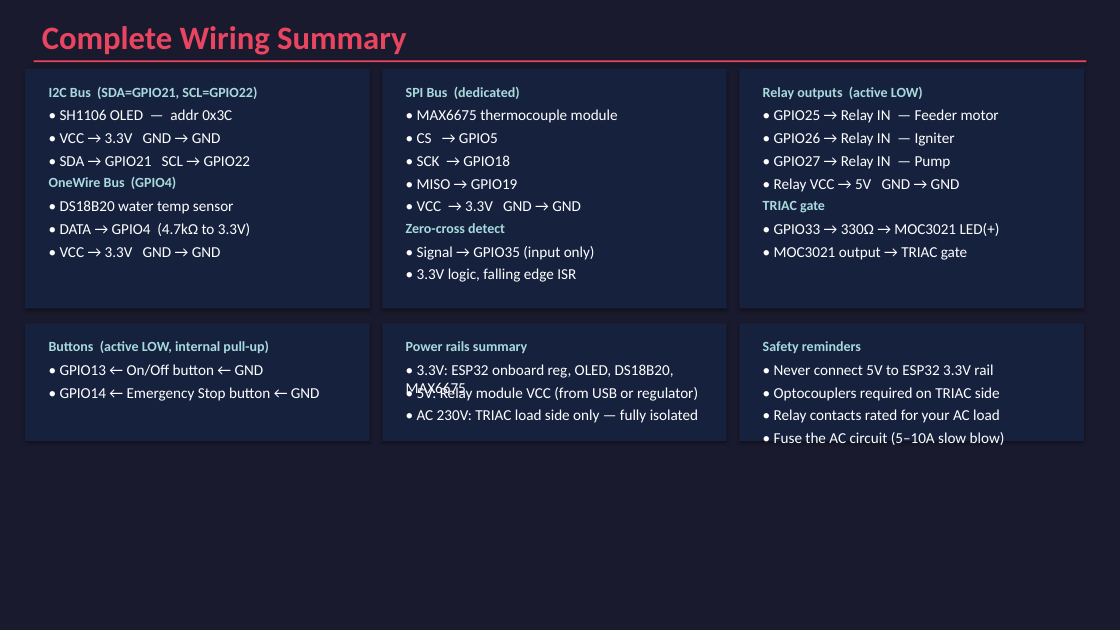
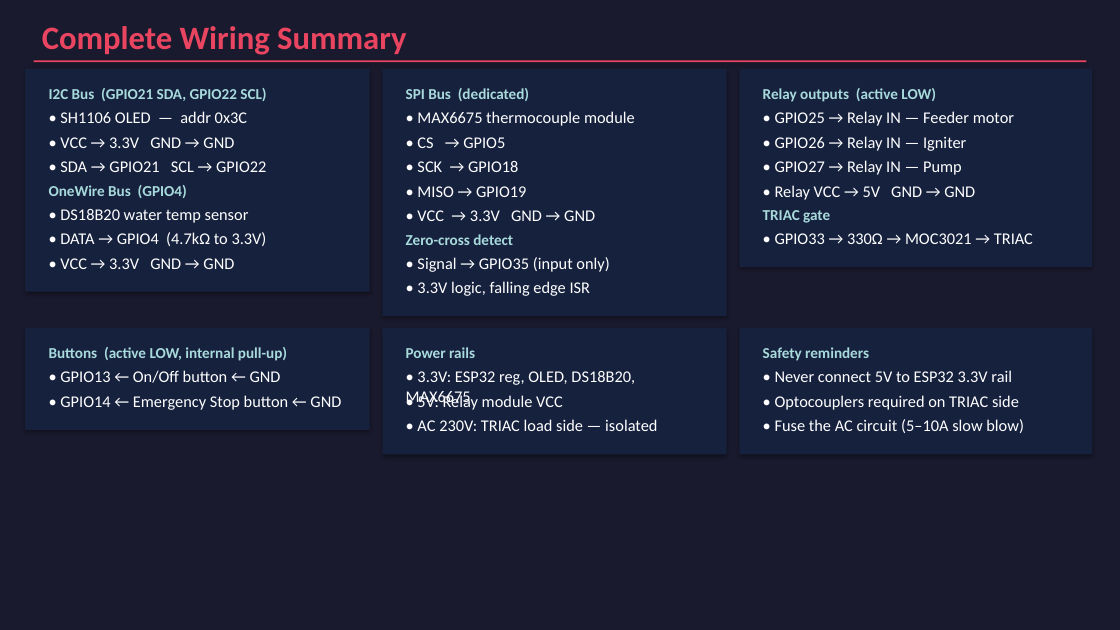
Before and after one commit to Tinklefinger/pellet-burner, a slide deck: slide 9 of docs/Pellet_Burner_Components.pptx. Drawn at 1120x630 pixels with LibreOffice and Linux fonts; fonts in the diff are those of the drawing. Boxes give left, top, right and bottom in pixels: in the first picture for what was removed or moved away, otherwise in the second. Text is boxed around its words. In the diff, an @@ line names an element or a change of style, - is before the commit and + after.

```diff
--- a/docs/Pellet_Burner_Components.pptx
+++ b/docs/Pellet_Burner_Components.pptx
@@ rectangle: place and size @@
-rectangle at (25,69,370,308)
+rectangle at (25,69,370,292)
@@ text at (49,88,266,101): text changed; size 12 to 13 pt @@
-I2C Bus (SDA=GPIO21, SCL=GPIO22)
+I2C Bus (GPIO21 SDA, GPIO22 SCL)
@@ rectangle: place and size @@
-rectangle at (382,69,727,308)
+rectangle at (382,69,727,316)
@@ rectangle: place and size @@
-rectangle at (739,69,1084,308)
+rectangle at (739,69,1092,267)
@@ text "OneWire Bus (GPIO4)": place and size @@
-text "OneWire Bus (GPIO4)" at (49,177,176,189)
+text "OneWire Bus (GPIO4)" at (49,185,187,198)
@@ text "• MISO → GPIO19": place and size @@
-text "• MISO → GPIO19" at (417,179,518,189)
+text "• MISO → GPIO19" at (417,186,526,197)
@@ text "• Relay VCC → 5V ...": place and size @@
-text "• Relay VCC → 5V ..." at (774,178,960,192)
+text "• Relay VCC → 5V ..." at (775,185,975,200)
@@ text "• DS18B20 water temp sensor": place and size @@
-text "• DS18B20 water temp sensor" at (60,200,234,214)
+text "• DS18B20 water temp sensor" at (60,209,249,223)
@@ text "• VCC → 3.3V GND ...": place and size @@
-text "• VCC → 3.3V GND ..." at (417,201,581,211)
+text "• VCC → 3.3V GND ..." at (417,210,595,221)
@@ text "TRIAC gate": place and size @@
-text "TRIAC gate" at (763,201,825,213)
+text "TRIAC gate" at (763,210,830,223)
@@ text "• DATA → GPIO4 (4.7kΩ ...": place and size @@
-text "• DATA → GPIO4 (4.7kΩ ..." at (60,223,250,236)
+text "• DATA → GPIO4 (4.7kΩ ..." at (60,232,267,246)
@@ text "Zero-cross detect": place and size @@
-text "Zero-cross detect" at (406,223,505,233)
+text "Zero-cross detect" at (406,234,513,245)
@@ text at (775,233,1033,244): text changed; size 13 to 14 pt @@
-• GPIO33 → 330Ω → MOC3021 LED(+)
+• GPIO33 → 330Ω → MOC3021 → TRIAC
@@ text "• VCC → 3.3V GND ...": place and size @@
-text "• VCC → 3.3V GND ..." at (60,247,221,257)
+text "• VCC → 3.3V GND ..." at (60,258,234,269)
@@ text "• Signal → GPIO35 (input ...": place and size @@
-text "• Signal → GPIO35 (input ..." at (417,246,595,260)
+text "• Signal → GPIO35 (input ..." at (417,257,609,272)
@@ text removed at (774,247,967,260) @@
-• MOC3021 output → TRIAC gate
@@ text "• 3.3V logic, falling edge ...": place and size @@
-text "• 3.3V logic, falling edge ..." at (417,268,576,282)
+text "• 3.3V logic, falling edge ..." at (417,281,590,296)
@@ rectangle: place and size @@
-rectangle at (25,323,370,441)
+rectangle at (25,328,370,429)
@@ rectangle: place and size @@
-rectangle at (382,323,727,441)
+rectangle at (382,328,727,455)
@@ rectangle: place and size @@
-rectangle at (739,323,1084,441)
+rectangle at (739,328,1092,455)
@@ text at (406,347,475,358): text changed; size 12 to 13 pt @@
-Power rails summary
+Power rails
@@ size 12 to 13 pt in 7 elements at (406,88,529,101), (49,185,187,198), (763,88,936,102), (406,234,513,245), (763,210,830,223), (49,347,287,361), (763,347,869,361) @@
@@ text "• GPIO14 ← Emergency Stop ...": place and size @@
-text "• GPIO14 ← Emergency Stop ..." at (60,387,320,401)
+text "• GPIO14 ← Emergency Stop ..." at (60,395,341,410)
@@ text at (406,371,635,407): text changed; size 13 to 14 pt @@
-• 3.3V: ESP32 onboard reg, OLED, DS18B20, MAX6675
+• 3.3V: ESP32 reg, OLED, DS18B20, MAX6675
@@ size 13 to 14 pt in 22 elements at (60,111,247,123), (417,111,635,126), (60,137,234,148), (417,137,505,148), (60,161,266,172), (417,161,518,172), (60,209,249,223), (417,186,526,197), (775,111,1014,126), (60,232,267,246), (417,210,595,221), (775,136,966,151), (775,160,962,175), (60,258,234,269), (417,257,609,272), (417,281,590,296), (775,185,975,200), (60,370,281,383), (60,395,341,410), (775,370,1012,382), (775,419,1024,433), (775,395,1019,410) @@
@@ text "• Optocouplers required on TRIAC ...": place and size @@
-text "• Optocouplers required on TRIAC ..." at (774,387,1000,401)
+text "• Optocouplers required on TRIAC ..." at (775,395,1019,410)
@@ text at (417,419,657,431): text changed; size 13 to 14 pt @@
-• AC 230V: TRIAC load side only — fully isolated
+• AC 230V: TRIAC load side — isolated
@@ text at (417,394,563,410): text changed; size 13 to 14 pt @@
-• 5V: Relay module VCC (from USB or regulator)
+• 5V: Relay module VCC
@@ text "• Fuse the AC circuit ...": place and size @@
-text "• Fuse the AC circuit ..." at (774,432,1005,445)
+text "• Fuse the AC circuit ..." at (775,419,1024,433)
@@ text removed at (774,409,1000,423) @@
-• Relay contacts rated for your AC load
```
Also in this commit, not shown: 9 other slides changed, 1 other file.
